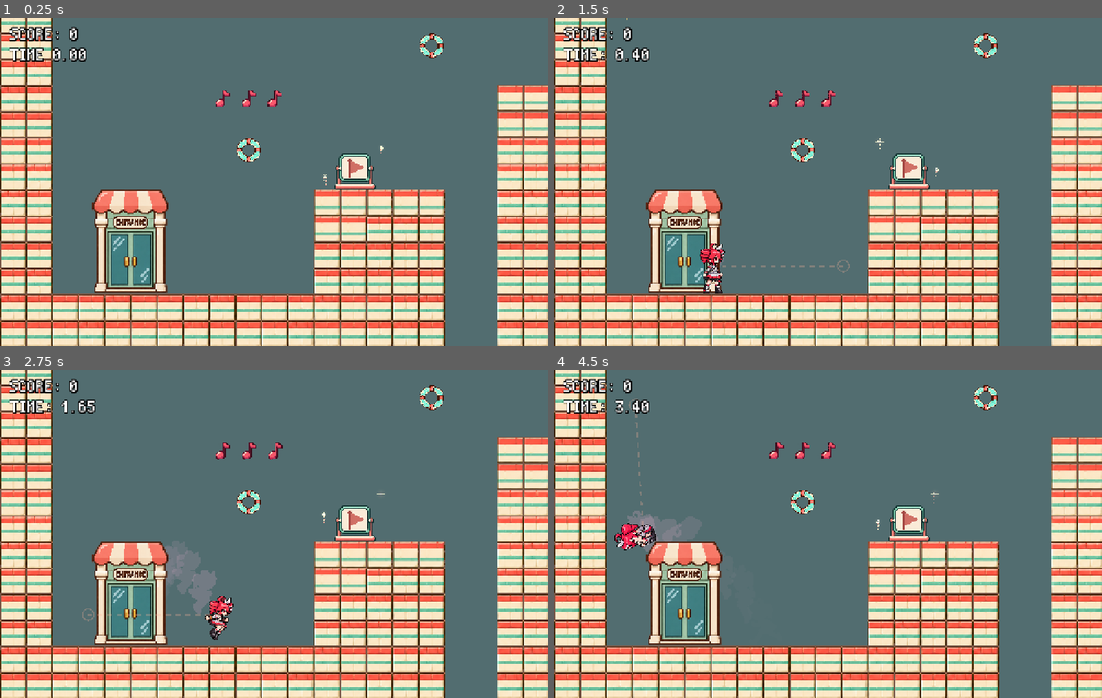
Above: before the commit, frames 1-4 (two rows, left to right).
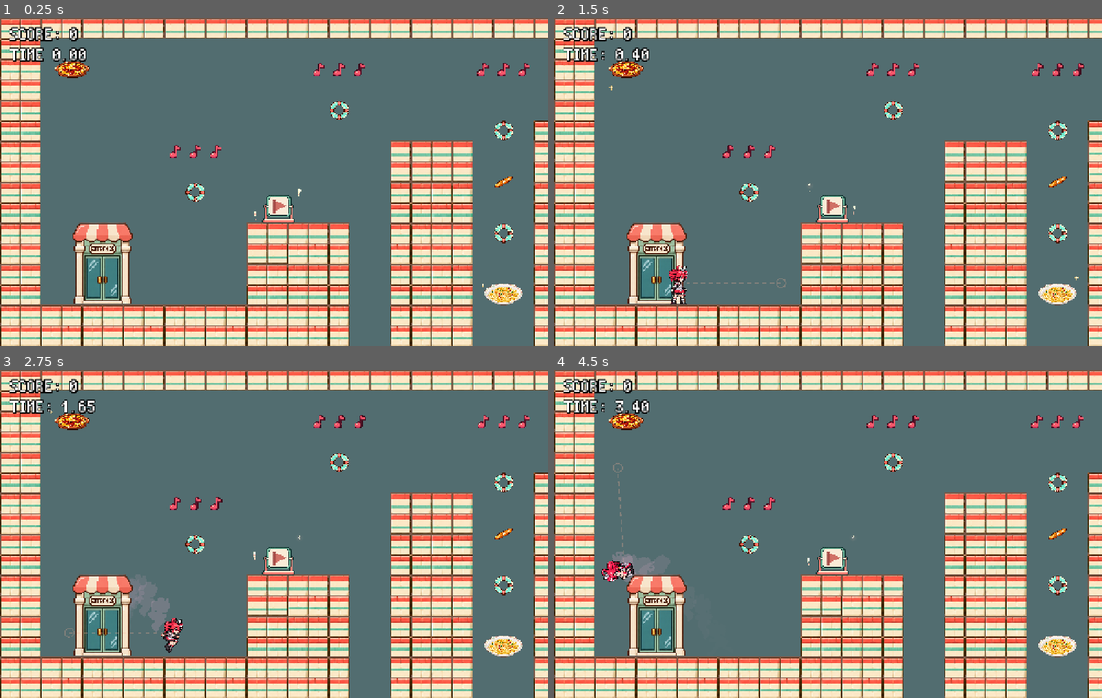
Above: after the commit, the same moments.

Repository: syun77/gd_bungee_gum
Game: Godot game, scene res://scenes/game_time_attack.tscn
Same seed, same stepped clock (60 frames per second), same inputs: the game is played once before the commit and once after it. Sound files missing from this copy of the repository are replaced by a short silence.
Inputs (mouse positions are in pixels of both pictures, inside the frame that each line leads up to):
- Up to frame 1 (0.25 s): no input
- Up to frame 2 (1.5 s): tap Enter (ui_accept) at 0.5 s; move the mouse to (948, 165) at 0.52 s; hold D (move_right) 0.53-1.25 s; hold Z (jump) 0.53-1.25 s; click (948, 165) at 0.67 s; drag from (718, 198) to (778, 96) at 1.27 s
- Up to frame 3 (2.75 s): move the mouse to (328, 461) at 2.02 s; hold D (move_right) from 2.03 s (still down); hold Z (jump) from 2.03 s (still down); tap Left (aim_left) at 2.1 s
- Up to frame 4 (4.5 s): release D (move_right) at 2.75 s; release Z (jump) at 2.75 s; drag from (800, 599) to (800, 448) at 2.77 s; move the mouse to (992, 583) at 3.52 s; hold A (move_left) 3.53-4.25 s; hold Up (aim_up) 3.53-4.25 s; tap Z (jump) at 3.77, 3.8, 4.07 s; drag from (663, 484) to (828, 448) at 4.27 s

The runs differ from the first frame. In frame 1, 49% of the frame differs, in the area x 0-100%, y 0-100%; in frame 2, 49%; in frame 3, 51%; in frame 4, 51%.

Commit message:
カメラズーム値をリセット

Diff:
--- a/gd-bungee-gum/resources/game_settings.tres
+++ b/gd-bungee-gum/resources/game_settings.tres
@@ -15,4 +15,3 @@
 gum_hit_shockwave_duration = 0.6
 gum_hit_shockwave_strength = 5.0
 gum_hit_shockwave_opacity = 0.18
-camera_normal_zoom = 1.9100000000000001
--- a/gd-bungee-gum/scripts/game_settings.gd
+++ b/gd-bungee-gum/scripts/game_settings.gd
@@ -29,9 +29,9 @@
 
 @export_group("Player Double Jump")
 ## Impulse speed for the one-use airborne double jump only (px/s).
-@export_range(0.0, 2000.0) var double_jump_kick_speed := 380.0
+@export_range(0.0, 2000.0) var double_jump_kick_speed := 300.0
 ## Visual revolutions per second; facing controls direction, zero pauses rotation.
-@export_range(0.0, 20.0, 0.1, "or_greater", "suffix:rev/s") var double_jump_rotation_speed := 2.5
+@export_range(0.0, 20.0, 0.1, "or_greater", "suffix:rev/s") var double_jump_rotation_speed := 3.0
 
 @export_group("Player Squash and Stretch")
 ## Visual-only horizontal (X) and vertical (Y) multipliers on upward launch.
@@ -50,12 +50,12 @@
 @export_group("Player Afterimages")
 @export var afterimage_enabled := true
 ## Actual world movement speed (px/s), including vertical motion.
-@export_range(0.0, 3000.0) var afterimage_minimum_speed := 350.0
-@export_range(0.01, 0.5, 0.01) var afterimage_interval := 0.04
+@export_range(0.0, 3000.0) var afterimage_minimum_speed := 100.0
+@export_range(0.01, 0.5, 0.01) var afterimage_interval := 0.1
 ## Seconds until a frozen pose disappears; zero disables emission.
-@export_range(0.0, 1.0, 0.01) var afterimage_lifetime := 0.20
+@export_range(0.0, 1.0, 0.01) var afterimage_lifetime := 1.0
 ## Solid silhouette RGB and initial opacity; original texture contributes alpha only.
-@export var afterimage_color := Color(1.0, 0.72, 0.85, 0.32)
+@export var afterimage_color := Color(1.0, 0.72156864, 0.8509804, 0.23529412)
 
 @export_group("Landing Dust")
 ## Minimum floor-normal relative impact speed for visible dust (px/s).
@@ -150,10 +150,10 @@
 @export_group("Gum Hit Shockwave")
 @export var gum_hit_shockwave_enabled := true
 ## World-space outer radius; refraction strength is measured in screen pixels.
-@export_range(8.0, 160.0) var gum_hit_shockwave_radius := 56.0
-@export_range(0.0, 1.0) var gum_hit_shockwave_duration := 0.32
-@export_range(0.0, 16.0) var gum_hit_shockwave_strength := 4.0
-@export_range(0.0, 1.0) var gum_hit_shockwave_opacity := 0.3
+@export_range(8.0, 160.0) var gum_hit_shockwave_radius := 80.0
+@export_range(0.0, 1.0) var gum_hit_shockwave_duration := 0.6
+@export_range(0.0, 16.0) var gum_hit_shockwave_strength := 5.0
+@export_range(0.0, 1.0) var gum_hit_shockwave_opacity := 0.18
 
 @export_group("Camera Zoom")
 ## Camera2D scale: larger values show a closer view.
--- a/gd-bungee-gum/tools/verify_double_jump.gd
+++ b/gd-bungee-gum/tools/verify_double_jump.gd
@@ -68,7 +68,12 @@
 	var rotation_before: float = player.sprite.rotation
 	await tick(player)
 	assert(not is_equal_approx(rotation_before, player.sprite.rotation), "Rotation continues without further input")
-	assert(is_equal_approx(load("res://scripts/game_settings.gd").new().double_jump_rotation_speed, 2.5), "Schema matches saved baseline")
+	var defaults = load("res://scripts/game_settings.gd").new()
+	var saved = load("res://resources/game_settings.tres")
+	for property in defaults.get_property_list():
+		if property.usage & PROPERTY_USAGE_SCRIPT_VARIABLE and property.usage & PROPERTY_USAGE_STORAGE:
+			assert(defaults.get(property.name) == saved.get(property.name), "Schema matches saved baseline: %s" % property.name)
+	player.external_velocity.x = 0.0
 	for speed in [1.0, 4.0, 0.0]:
 		player.settings.double_jump_rotation_speed = speed
 		for direction in [-1.0, 0.0, 1.0, 0.0]:
Not shown, changed: AGENTS.md
Not shown, changed: WORKLOG.md
Not shown, changed: specs/game-settings.md
Not shown, changed: specs/gum-hit-shockwave.md
Not shown, changed: specs/keyboard-controls.md
Not shown, changed: specs/player-controller.md
